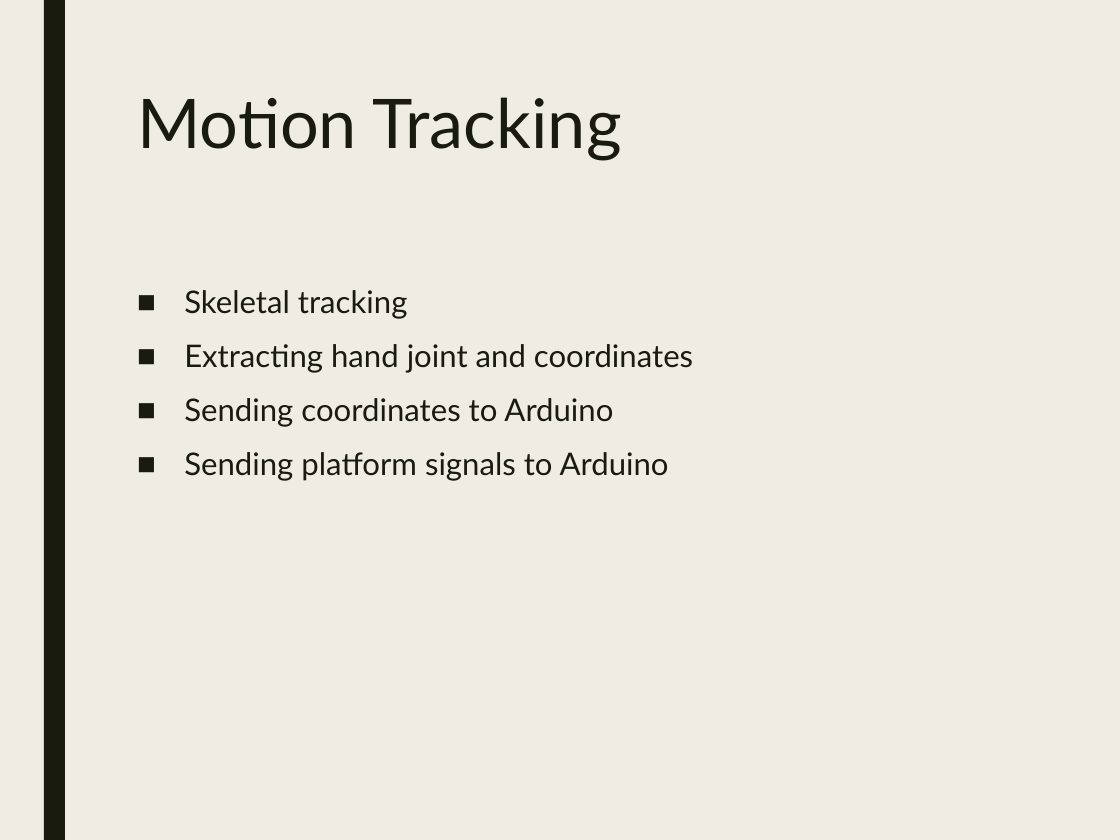
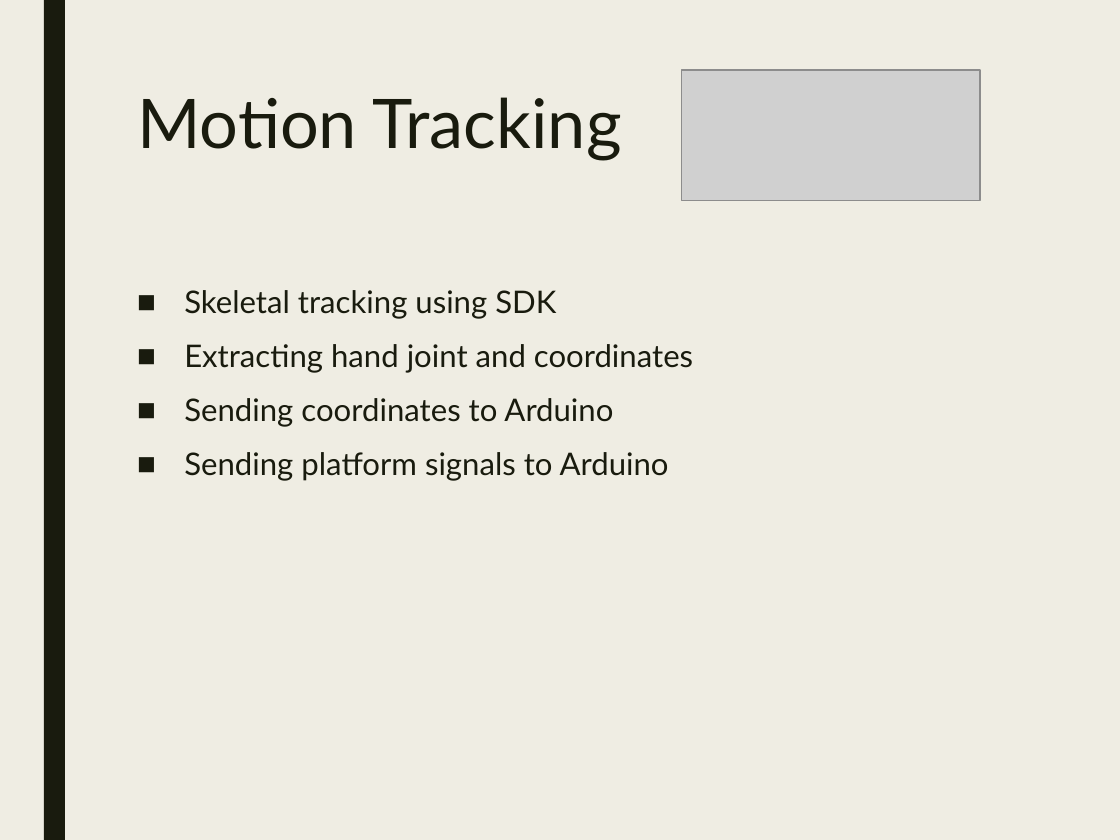
Before and after one commit to StormWulf/Mobile-Motion-Tracking-Robot-Arm, a slide deck: slide 11 of Documents/Mobile Motion Tracking Robot Arm poster.pptx. Drawn at 1120x840 pixels with LibreOffice and Linux fonts; fonts in the diff are those of the drawing; grey boxes stand for pictures. Boxes give left, top, right and bottom in pixels: in the first picture for what was removed or moved away, otherwise in the second. Text is boxed around its words. In the diff, an @@ line names an element or a change of style, - is before the commit and + after.

```diff
--- a/Documents/Mobile Motion Tracking Robot Arm poster.pptx
+++ b/Documents/Mobile Motion Tracking Robot Arm poster.pptx
@@ picture added at (681,69,980,199) @@
@@ text at (184,290,556,319): text changed @@
-■ Skeletal tracking
+■ Skeletal tracking using SDK
```
Also in this commit, not shown: 3 other slides changed, 1 other file.
